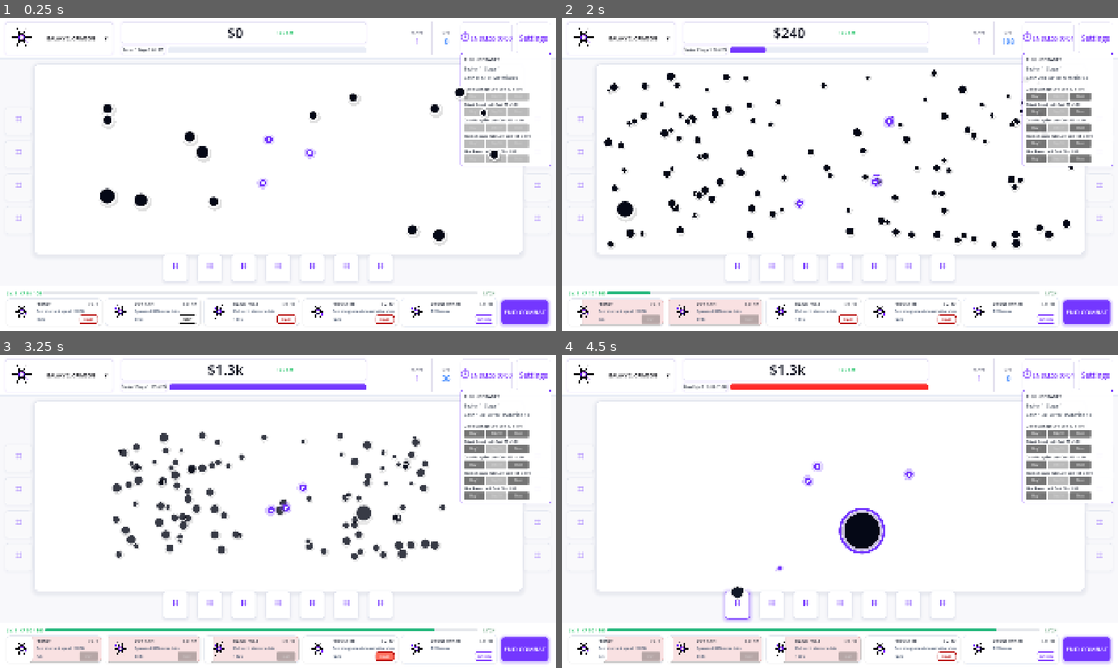
Above: before the commit, frames 1-4 (two rows, left to right).
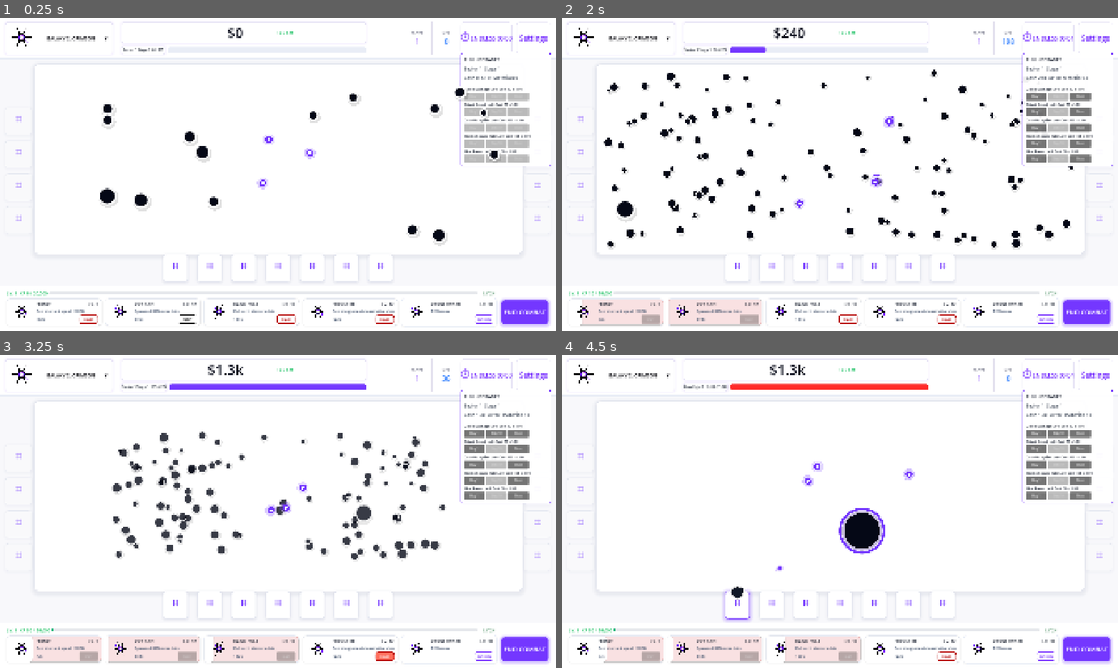
Above: after the commit, the same moments.

Repository: bharadwajaaniseti/void-slicer
Game: Godot game, scene res://scenes/screens/CombatScreen.tscn
Two runs of this game, one before a commit and one after it. Both use one fixed random seed, a clock stepped at 60 frames per second and the inputs below. This scene is started directly instead of the project's main scene.
Inputs (mouse positions are in pixels of both pictures, inside the frame that each line leads up to):
- Up to frame 1 (0.25 s): no input
- Up to frame 2 (2 s): click "READY" at 0.5 s; click "READY" at 1.25 s
- Up to frame 3 (3.25 s): click "READY" at 2 s; click "READY" at 2.75 s
- Up to frame 4 (4.5 s): click "READY" at 3.5 s; click (739, 605) at 4.25 s

The runs differ from the first frame. In frame 1, less than 0.1% of the frame differs, in the area x 6-9%, y 87-89%; in frame 2, less than 0.1%; in frame 3, 0.6%, in the area x 6-79%, y 87-89%; in frame 4, 0.6%.

Commit message:
increased xp for level up

Diff:
--- a/scenes/screens/CombatScreen.tscn
+++ b/scenes/screens/CombatScreen.tscn
@@ -1227,6 +1227,8 @@
 grow_horizontal = 2
 grow_vertical = 2
 script = ExtResource("1_egb78")
+starting_xp_requirement = 20000
+xp_requirement_growth = 5.0
 boss_kill_xp = 30
 
 [node name="MainVBox" type="VBoxContainer" parent="." unique_id=83873281]
